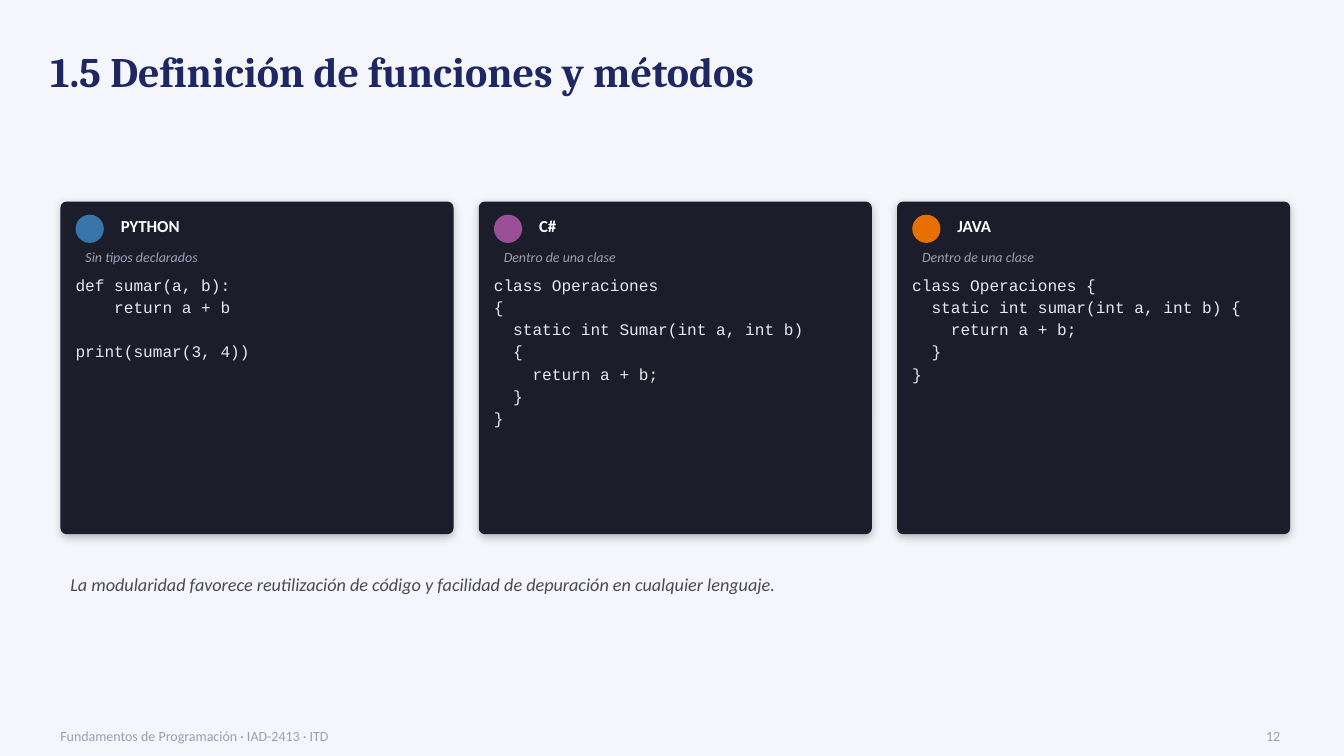
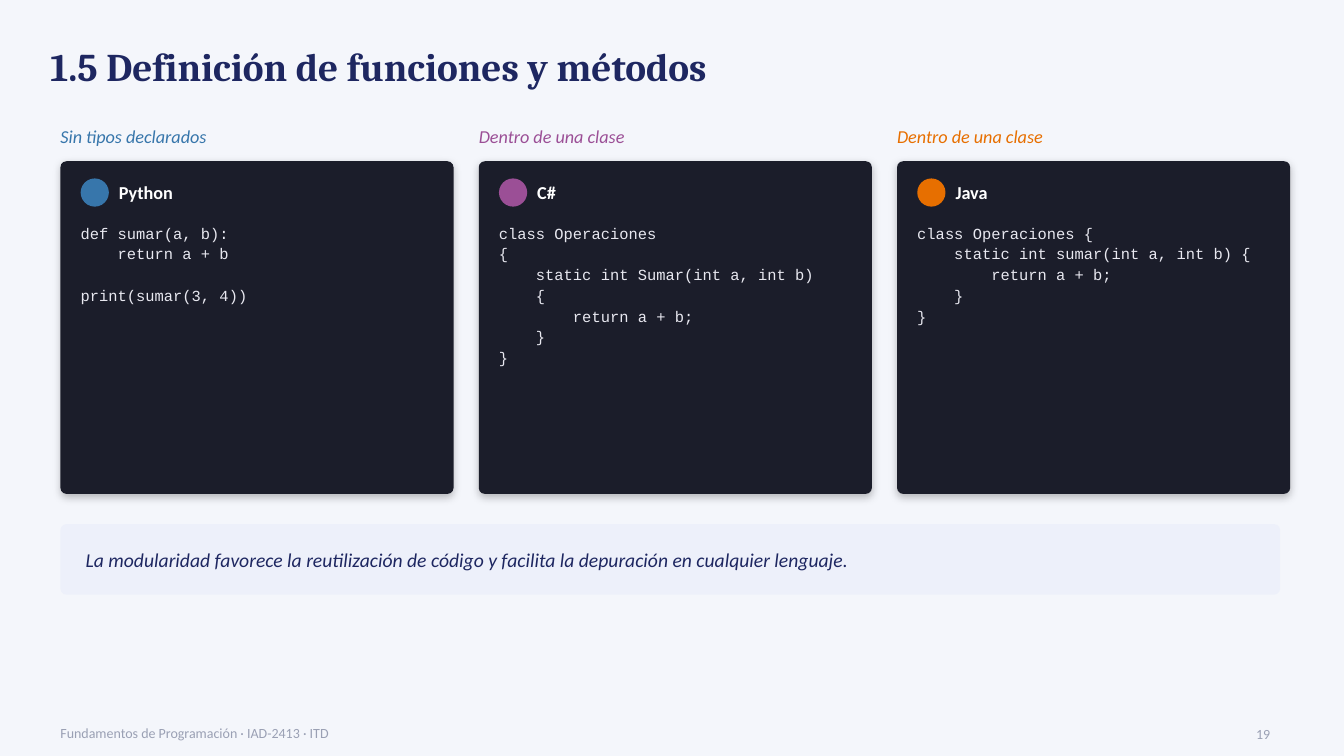
Before and after one commit to svalher/Fundamentos_de_Programacion_para_IIA, a slide deck: slide 19 of Fundamentos de Programación IA/Unidad 1/Material Unidad 1/Unidad1_Fundamentos_Programacion.pptx (slide 12 before the commit). Drawn at 1344x756 pixels with LibreOffice and Linux fonts; fonts in the diff are those of the drawing. Boxes give left, top, right and bottom in pixels: in the first picture for what was removed or moved away, otherwise in the second. Text is boxed around its words. In the diff, an @@ line names an element or a change of style, - is before the commit and + after.

```diff
--- a/Fundamentos de Programación IA/Unidad 1/Material Unidad 1/Unidad1_Fundamentos_Programacion.pptx
+++ b/Fundamentos de Programación IA/Unidad 1/Material Unidad 1/Unidad1_Fundamentos_Programacion.pptx
@@ text "1.5 Definición de funciones y ..." at [50,53,707,90]: size 30 to 28 pt @@
@@ text "Sin tipos declarados": place and size @@
-text "Sin tipos declarados" at [85,252,198,264]
+text "Sin tipos declarados" at [60,130,206,146]
@@ text "Sin tipos declarados" at [60,130,206,146]: size 10 to 13 pt, text colour #9AA0B4 to #3776AB @@
@@ text "Dentro de una clase": place and size @@
-text "Dentro de una clase" at [504,252,615,262]
+text "Dentro de una clase" at [479,130,625,143]
@@ text "Dentro de una clase" at [479,130,625,143]: size 10 to 13 pt, text colour #9AA0B4 to #9B4F96 @@
@@ text "Dentro de una clase": place and size @@
-text "Dentro de una clase" at [922,252,1034,262]
+text "Dentro de una clase" at [897,130,1043,143]
@@ text "Dentro de una clase" at [897,130,1043,143]: size 10 to 13 pt, text colour #9AA0B4 to #E76F00 @@
@@ 3 ellipses: place and size @@
-3 ellipses at [76,215,941,243]
+3 ellipses at [81,178,946,207]
@@ text "C#": place and size @@
-text "C#" at [539,220,556,232]
+text "C#" at [537,186,556,199]
@@ text "C#" at [537,186,556,199]: size 12 to 13 pt @@
@@ 3 rounded rectangles: place and size @@
-3 rounded rectangles at [60,202,1291,534]
+3 rounded rectangles at [60,161,1291,494]
@@ text at [119,186,173,202]: text changed; size 12 to 13 pt @@
-PYTHON
+Python
@@ text at [956,187,988,199]: text changed; size 12 to 13 pt @@
-JAVA
+Java
@@ text "def sumar(a, b):": place and size @@
-text "def sumar(a, b):" at [76,279,250,361]
+text "def sumar(a, b):" at [81,228,247,304]
@@ size 11.5 to 11 pt; line spacing 1.15 to 1.12 in 3 elements at [917,228,1233,283], [81,228,247,304], [499,228,814,325] @@
@@ text "class Operaciones": place and size @@
-text "class Operaciones" at [494,279,803,383]
+text "class Operaciones" at [499,228,814,325]
@@ text "class Operaciones {": place and size @@
-text "class Operaciones {" at [912,279,1221,338]
+text "class Operaciones {" at [917,228,1233,283]
@@ rounded rectangle added at [60,524,1280,595], fill #EDF0FA @@
@@ text at [86,553,847,571]: text changed; size 13 to 14 pt; text colour #4A4A55 to #1E2761 @@
-La modularidad favorece reutilización de código y facilidad de depuración en cualquier lenguaje.
+La modularidad favorece la reutilización de código y facilita la depuración en cualquier lenguaje.
@@ page number added at [1256,730,1270,739], 10 pt, text #9AA0B4 @@
+19
@@ text removed at [1266,732,1280,741] @@
-12
```
Also in this commit, not shown: 13 other slides changed, 7 slides added, 2 other files.
